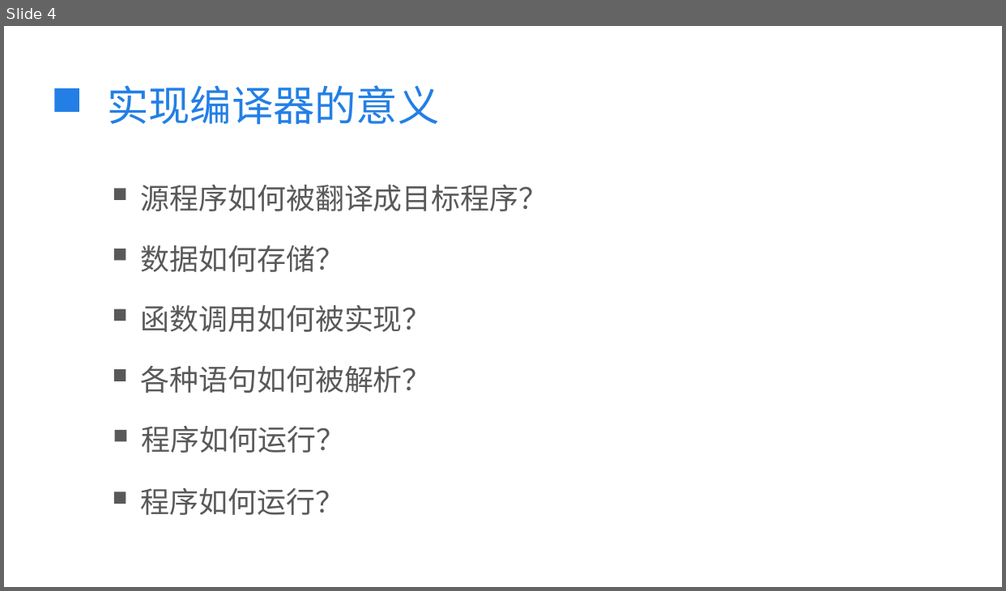
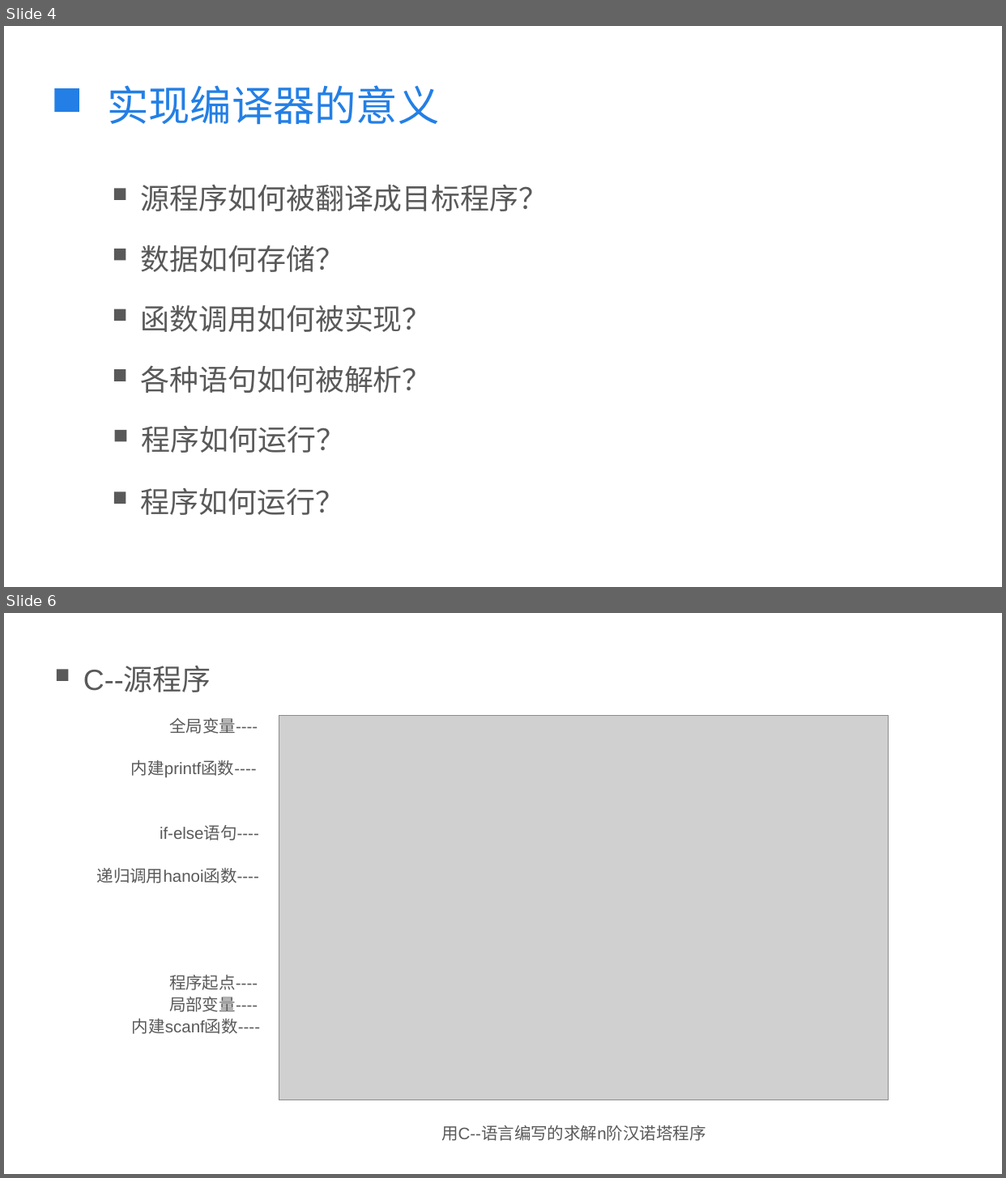
Before and after one commit to kkli28/cc, a slide deck: 论文相关/答辩ppt.pptx. Shown one above the other, each under a label of ours: slide 4 before the commit, slides 4 and 6 after it; the slides between them are not shown. The pictures are 1006x591 and 1006x1178 pixels, drawn with LibreOffice and Linux fonts; fonts in the diff are those of the drawing; grey boxes stand for pictures. Boxes give left, top, right and bottom in pixels: in the first picture for what was removed or moved away, otherwise in the second. Text is boxed around its words. In the diff, an @@ line names an element or a change of style, - is before the commit and + after.

```diff
--- a/论文相关/答辩ppt.pptx
+++ b/论文相关/答辩ppt.pptx
@@ slide 6 added at box(4, 613, 1002, 1174), background #FFFFFF @@
@@ rectangle added at box(57, 669, 68, 681), fill #595959 @@
@@ text added at box(83, 667, 211, 692), 28 pt, text #595959 @@
+C--源程序
@@ text added at box(169, 717, 258, 734), 16 pt, text #595959 @@
+全局变量----
@@ picture added at box(279, 716, 889, 1101) @@
@@ text added at box(131, 760, 257, 778), 16 pt, text #595959 @@
+内建printf函数----
@@ text added at box(160, 826, 259, 841), 16 pt, text #595959 @@
+if-else语句----
@@ text added at box(97, 868, 259, 884), 16 pt, text #595959 @@
+递归调用hanoi函数----
@@ text added at box(169, 975, 258, 990), 16 pt, text #595959 @@
+程序起点----
@@ text added at box(169, 997, 258, 1012), 16 pt, text #595959 @@
+局部变量----
@@ text added at box(132, 1019, 260, 1034), 16 pt, text #595959 @@
+内建scanf函数----
@@ text added at box(441, 1126, 705, 1141), 16 pt, text #595959 @@
+用C--语言编写的求解n阶汉诺塔程序
```
Also in this commit, not shown: 3 slides changed, 6 other slides added, 1 slide removed, 3 other files.
